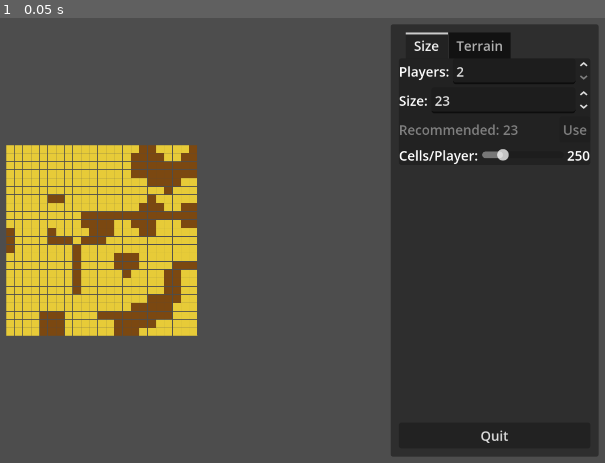
Above: before the commit, frame 1.
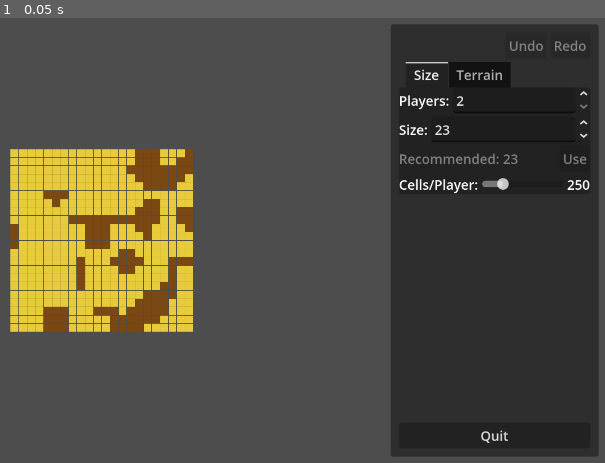
Above: after the commit, the same moment.

Repository: wadcom/kisarra-mapgen
Game: Godot game, scene res://main.tscn
Same seed, same stepped clock (60 frames per second), same inputs: the game is played once before the commit and once after it.
Inputs:
- Up to frame 1 (0.05 s): no input

The runs differ from the first frame. In frame 1, 7.8% of the frame differs, in the area x 0-98%, y 3-72%.

Commit message:
Add undo/redo command system

Diff:
--- /dev/null
+++ b/editor_v2/commands/command.gd
@@ -0,0 +1,24 @@
+extends RefCounted
+## Base class for undoable editor commands.
+##
+## Commands encapsulate a mutation to the document that can be executed and undone.
+## They are lightweight value objects that receive the document as a parameter
+## rather than storing a reference, keeping them testable and serialization-friendly.
+class_name EditorCommand
+
+const Document = preload("res://editor_v2/document.gd")
+
+
+## Human-readable description showing what changed (e.g., "size: 22 → 30").
+func get_change_description() -> String:
+	return "Unknown command"
+
+
+## Execute the command. Called on initial execution and redo.
+func execute(_document: Document) -> void:
+	pass
+
+
+## Reverse the command's effects.
+func undo(_document: Document) -> void:
+	pass
--- /dev/null
+++ b/editor_v2/commands/command_history.gd
@@ -0,0 +1,55 @@
+extends RefCounted
+## Manages undo/redo stacks for editor commands.
+##
+## Executes commands through a central point, maintaining history for undo/redo.
+## Emits history_changed when stack states change so UI can update button states.
+
+const Document = preload("res://editor_v2/document.gd")
+
+## Emitted when undo/redo availability changes.
+signal history_changed
+
+var _document: Document
+var _undo_stack: Array[EditorCommand] = []
+var _redo_stack: Array[EditorCommand] = []
+
+
+func _init(document: Document):
+	_document = document
+
+
+## Executes a command and adds it to the undo stack.
+## Clears the redo stack since the history has diverged.
+func execute(command: EditorCommand) -> void:
+	command.execute(_document)
+	_undo_stack.push_back(command)
+	_redo_stack.clear()
+	history_changed.emit()
+
+
+## Returns true if there are commands to undo.
+func can_undo() -> bool:
+	return not _undo_stack.is_empty()
+
+
+## Returns true if there are commands to redo.
+func can_redo() -> bool:
+	return not _redo_stack.is_empty()
+
+
+## Undoes the most recent command.
+func undo() -> void:
+	if can_undo():
+		var command: EditorCommand = _undo_stack.pop_back()
+		command.undo(_document)
+		_redo_stack.push_back(command)
+		history_changed.emit()
+
+
+## Redoes the most recently undone command.
+func redo() -> void:
+	if can_redo():
+		var command: EditorCommand = _redo_stack.pop_back()
+		command.execute(_document)
+		_undo_stack.push_back(command)
+		history_changed.emit()
--- /dev/null
+++ b/editor_v2/commands/generate_terrain_command.gd
@@ -0,0 +1,31 @@
+extends "res://editor_v2/commands/command.gd"
+## Command for generating new terrain.
+##
+## Terrain generation is deterministic - same seed and percentage produces
+## the same terrain. So undo just regenerates with the old parameters.
+
+var _old_seed: int
+var _old_percentage: int
+var _new_seed: int
+var _new_percentage: int
+
+
+func _init(old_seed: int, old_percentage: int, new_seed: int, new_percentage: int):
+	_old_seed = old_seed
+	_old_percentage = old_percentage
+	_new_seed = new_seed
+	_new_percentage = new_percentage
+
+
+func get_change_description() -> String:
+	return "terrain: seed %d/%d%% → %d/%d%%" % [
+		_old_seed, _old_percentage, _new_seed, _new_percentage,
+	]
+
+
+func execute(document: Document) -> void:
+	document.generate_terrain(_new_percentage, _new_seed)
+
+
+func undo(document: Document) -> void:
+	document.generate_terrain(_old_percentage, _old_seed)
--- /dev/null
+++ b/editor_v2/commands/reclassify_terrain_command.gd
@@ -0,0 +1,26 @@
+extends "res://editor_v2/commands/command.gd"
+## Command for reclassifying terrain with a new threshold.
+##
+## Reclassification keeps the height map but re-applies the threshold,
+## expanding or contracting mountain boundaries. This is a lightweight
+## operation that only needs to store the old and new threshold values.
+
+var _old_threshold: float
+var _new_threshold: float
+
+
+func _init(old_threshold: float, new_threshold: float):
+	_old_threshold = old_threshold
+	_new_threshold = new_threshold
+
+
+func get_change_description() -> String:
+	return "threshold: %.2f → %.2f" % [_old_threshold, _new_threshold]
+
+
+func execute(document: Document) -> void:
+	document.reclassify_terrain(_new_threshold)
+
+
+func undo(document: Document) -> void:
+	document.reclassify_terrain(_old_threshold)
--- /dev/null
+++ b/editor_v2/commands/set_cells_per_player_command.gd
@@ -0,0 +1,24 @@
+extends "res://editor_v2/commands/command.gd"
+## Command for changing the cells per player setting.
+##
+## This affects the recommended size calculation but has no other side effects.
+
+var _old_value: int
+var _new_value: int
+
+
+func _init(old_value: int, new_value: int):
+	_old_value = old_value
+	_new_value = new_value
+
+
+func get_change_description() -> String:
+	return "cells/player: %d → %d" % [_old_value, _new_value]
+
+
+func execute(document: Document) -> void:
+	document.cells_per_player = _new_value
+
+
+func undo(document: Document) -> void:
+	document.cells_per_player = _old_value
--- /dev/null
+++ b/editor_v2/commands/set_player_count_command.gd
@@ -0,0 +1,24 @@
+extends "res://editor_v2/commands/command.gd"
+## Command for changing the player count.
+##
+## Player count changes don't affect terrain, so this is a simple value swap.
+
+var _old_count: int
+var _new_count: int
+
+
+func _init(old_count: int, new_count: int):
+	_old_count = old_count
+	_new_count = new_count
+
+
+func get_change_description() -> String:
+	return "players: %d → %d" % [_old_count, _new_count]
+
+
+func execute(document: Document) -> void:
+	document.player_count = _new_count
+
+
+func undo(document: Document) -> void:
+	document.player_count = _old_count
--- /dev/null
+++ b/editor_v2/commands/set_size_command.gd
@@ -0,0 +1,25 @@
+extends "res://editor_v2/commands/command.gd"
+## Command for changing the map size.
+##
+## The size setter regenerates terrain deterministically, so undo just sets
+## the old size and terrain is regenerated automatically.
+
+var _old_size: int
+var _new_size: int
+
+
+func _init(old_size: int, new_size: int):
+	_old_size = old_size
+	_new_size = new_size
+
+
+func get_change_description() -> String:
+	return "size: %d → %d" % [_old_size, _new_size]
+
+
+func execute(document: Document) -> void:
+	document.size = _new_size
+
+
+func undo(document: Document) -> void:
+	document.size = _old_size
--- a/editor_v2/document.gd
+++ b/editor_v2/document.gd
@@ -7,7 +7,8 @@
 
 const MountainsLayer = preload("res://editor_v2/layers/mountains.gd")
 
-signal size_changed
+## Emitted when any document property changes.
+signal changed
 
 
 ## Default mountain percentage for initial generation.
@@ -18,16 +19,33 @@
 var mountains: MountainsLayer
 
 ## Map size (maps are always square).
-var size := 22:
+var size: int:
+	get:
+		return _size
 	set(value):
-		size = clampi(value, 9, 120)
-		size_changed.emit()
-		mountains.generate(size, _current_percentage(), _terrain_seed)
+		_size = clampi(value, 9, 120)
+		changed.emit()
+		mountains.generate(_size, _current_percentage(), _terrain_seed)
+
+## Cells per player used for recommended size calculation.
+var cells_per_player: int:
+	get:
+		return _cells_per_player
+	set(value):
+		_cells_per_player = clampi(value, 50, 1000)
+		changed.emit()
 
 ## Number of players (game configuration).
-var player_count := 2:
+var player_count: int:
+	get:
+		return _player_count
 	set(value):
-		player_count = clampi(value, 2, 9)
+		_player_count = clampi(value, 2, 9)
+		changed.emit()
+
+var _cells_per_player := 250
+var _player_count := 2
+var _size := 22
 
 ## RNG seed for terrain generation.
 var terrain_seed: int:
--- a/editor_v2/ui/editor.gd
+++ b/editor_v2/ui/editor.gd
@@ -1,26 +1,59 @@
 extends MarginContainer
 
+const CommandHistory = preload("res://editor_v2/commands/command_history.gd")
 const EditorDocument = preload("res://editor_v2/document.gd")
 
 var _document: EditorDocument
+var _command_history: CommandHistory
 
 
 func _ready():
 	_document = EditorDocument.new()
+	_command_history = CommandHistory.new(_document)
+	_command_history.history_changed.connect(_on_history_changed)
+
 	%MapView.set_document(_document)
+	%Size.set_document(_document)
 	%Terrain.set_document(_document)
 	%Size.apply_recommended_size()
+
+	# Connect panel commands directly to history
+	%Size.command_requested.connect(_command_history.execute)
+	%Terrain.command_requested.connect(_command_history.execute)
 
 	# Auto-generate terrain on editor load so user sees terrain immediately
 	_document.terrain_seed = randi_range(0, 1000)
 
-
-func _on_size_changed(value: int):
-	_document.size = value
+	# Initialize toolbar button states
+	_on_history_changed()
 
 
-func _on_player_count_changed(value: int):
-	_document.player_count = value
+func _input(event: InputEvent) -> void:
+	if event is InputEventKey and event.pressed:
+		if event.is_command_or_control_pressed():
+			match event.keycode:
+				KEY_Z:
+					if event.shift_pressed:
+						_command_history.redo()
+					else:
+						_command_history.undo()
+					get_viewport().set_input_as_handled()
+				KEY_Y:
+					_command_history.redo()
+					get_viewport().set_input_as_handled()
+
+
+func _on_history_changed() -> void:
+	%UndoButton.disabled = not _command_history.can_undo()
+	%RedoButton.disabled = not _command_history.can_redo()
+
+
+func _on_undo_button_pressed() -> void:
+	_command_history.undo()
+
+
+func _on_redo_button_pressed() -> void:
+	_command_history.redo()
 
 
 func _on_quit_button_pressed():
--- a/editor_v2/ui/editor.tscn
+++ b/editor_v2/ui/editor.tscn
@@ -1,7 +1,7 @@
-[gd_scene load_steps=5 format=3]
+[gd_scene load_steps=5 format=3 uid="uid://ct3mgacx12xel"]
 
-[ext_resource type="Script" path="res://editor_v2/ui/editor.gd" id="1_editor"]
-[ext_resource type="PackedScene" path="res://editor_v2/ui/map_view.tscn" id="2_map_view"]
+[ext_resource type="Script" uid="uid://cgva86bbeq20q" path="res://editor_v2/ui/editor.gd" id="1_editor"]
+[ext_resource type="PackedScene" uid="uid://lyu1sv3lvqw5" path="res://editor_v2/ui/map_view.tscn" id="2_map_view"]
 [ext_resource type="PackedScene" path="res://editor_v2/ui/size_panel.tscn" id="3_size_panel"]
 [ext_resource type="PackedScene" path="res://editor_v2/ui/terrain_panel.tscn" id="4_terrain_panel"]
 
@@ -49,16 +49,34 @@
 layout_mode = 2
 size_flags_vertical = 3
 
+[node name="Toolbar" type="HBoxContainer" parent="HBoxContainer/PanelContainer/MarginContainer/VBoxContainer"]
+layout_mode = 2
+alignment = 2
+
+[node name="UndoButton" type="Button" parent="HBoxContainer/PanelContainer/MarginContainer/VBoxContainer/Toolbar"]
+unique_name_in_owner = true
+layout_mode = 2
+text = "Undo"
+
+[node name="RedoButton" type="Button" parent="HBoxContainer/PanelContainer/MarginContainer/VBoxContainer/Toolbar"]
+unique_name_in_owner = true
+layout_mode = 2
+text = "Redo"
+
 [node name="TabContainer" type="TabContainer" parent="HBoxContainer/PanelContainer/MarginContainer/VBoxContainer"]
 layout_mode = 2
+current_tab = 0
 
 [node name="Size" parent="HBoxContainer/PanelContainer/MarginContainer/VBoxContainer/TabContainer" instance=ExtResource("3_size_panel")]
 unique_name_in_owner = true
 layout_mode = 2
+metadata/_tab_index = 0
 
 [node name="Terrain" parent="HBoxContainer/PanelContainer/MarginContainer/VBoxContainer/TabContainer" instance=ExtResource("4_terrain_panel")]
 unique_name_in_owner = true
+visible = false
 layout_mode = 2
+metadata/_tab_index = 1
 
 [node name="Spacer" type="Control" parent="HBoxContainer/PanelContainer/MarginContainer/VBoxContainer"]
 layout_mode = 2
@@ -69,6 +87,6 @@
 layout_mode = 2
 text = "Quit"
 
-[connection signal="player_count_changed" from="HBoxContainer/PanelContainer/MarginContainer/VBoxContainer/TabContainer/Size" to="." method="_on_player_count_changed"]
-[connection signal="size_changed" from="HBoxContainer/PanelContainer/MarginContainer/VBoxContainer/TabContainer/Size" to="." method="_on_size_changed"]
+[connection signal="pressed" from="HBoxContainer/PanelContainer/MarginContainer/VBoxContainer/Toolbar/UndoButton" to="." method="_on_undo_button_pressed"]
+[connection signal="pressed" from="HBoxContainer/PanelContainer/MarginContainer/VBoxContainer/Toolbar/RedoButton" to="." method="_on_redo_button_pressed"]
 [connection signal="pressed" from="HBoxContainer/PanelContainer/MarginContainer/VBoxContainer/QuitButton" to="." method="_on_quit_button_pressed"]
--- a/editor_v2/ui/map_view.gd
+++ b/editor_v2/ui/map_view.gd
@@ -11,7 +11,7 @@
 	assert(_document == null, "Document already set")
 	assert(doc != null, "Document cannot be null")
 	_document = doc
-	_document.size_changed.connect(_on_size_changed)
+	_document.changed.connect(_on_document_changed)
 	_document.mountains.changed.connect(_on_mountains_changed)
 	_update_size()
 	queue_redraw()
@@ -82,7 +82,7 @@
 	custom_minimum_size = Vector2(total, total)
 
 
-func _on_size_changed():
+func _on_document_changed():
 	_update_size()
 	queue_redraw()
 
--- a/editor_v2/ui/size_panel.gd
+++ b/editor_v2/ui/size_panel.gd
@@ -1,17 +1,38 @@
 extends VBoxContainer
 
+const _COMMANDS = "res://editor_v2/commands"
+
 const DesignTokens = preload("res://editor_v2/ui/design_tokens.gd")
+const EditorDocument = preload("res://editor_v2/document.gd")
+const SetCellsPerPlayerCommand = preload(_COMMANDS + "/set_cells_per_player_command.gd")
+const SetPlayerCountCommand = preload(_COMMANDS + "/set_player_count_command.gd")
+const SetSizeCommand = preload(_COMMANDS + "/set_size_command.gd")
 
-signal size_changed(value: int)
-signal player_count_changed(value: int)
+signal command_requested(command: EditorCommand)
 
-var _cells_per_player := 250
-var _player_count := 2
+var _document: EditorDocument
 
 
 func _ready():
 	%RecommendedLabel.add_theme_color_override("font_color", DesignTokens.COLOR_MUTED)
-	%CellsPerPlayerLabel.text = str(_cells_per_player)
+
+
+func set_document(doc: EditorDocument) -> void:
+	assert(_document == null, "Document already set")
+	assert(doc != null, "Document cannot be null")
+	_document = doc
+	_document.changed.connect(_sync_ui)
+	_sync_ui()
+
+
+## Syncs UI spinners with document state without triggering signals.
+func _sync_ui() -> void:
+	if not _document:
+		return
+	%CellsPerPlayerSlider.set_value_no_signal(_document.cells_per_player)
+	%CellsPerPlayerLabel.text = str(_document.cells_per_player)
+	%PlayerCountSpinBox.set_value_no_signal(_document.player_count)
+	%SizeSpinBox.set_value_no_signal(_document.size)
 	_update_recommended_size()
 
 
@@ -20,7 +41,9 @@
 
 
 func _calculate_recommended_size() -> int:
-	return ceili(sqrt(_player_count * _cells_per_player))
+	if not _document:
+		return 22
+	return ceili(sqrt(_document.player_count * _document.cells_per_player))
 
 
 func _update_recommended_size():
@@ -35,17 +58,16 @@
 
 
 func _on_cells_per_player_value_changed(value: float):
-	_cells_per_player = int(value)
-	%CellsPerPlayerLabel.text = str(_cells_per_player)
-	_update_recommended_size()
+	var cmd := SetCellsPerPlayerCommand.new(_document.cells_per_player, int(value))
+	command_requested.emit(cmd)
 
 
 func _on_player_count_value_changed(value: float):
-	_player_count = int(value)
-	_update_recommended_size()
-	player_count_changed.emit(_player_count)
+	var cmd := SetPlayerCountCommand.new(_document.player_count, int(value))
+	command_requested.emit(cmd)
 
 
 func _on_size_value_changed(value: float):
 	_update_recommended_size()
-	size_changed.emit(int(value))
+	var cmd := SetSizeCommand.new(_document.size, int(value))
+	command_requested.emit(cmd)
--- a/editor_v2/ui/terrain_panel.gd
+++ b/editor_v2/ui/terrain_panel.gd
@@ -1,6 +1,12 @@
 extends VBoxContainer
 
+const _COMMANDS = "res://editor_v2/commands"
+
 const EditorDocument = preload("res://editor_v2/document.gd")
+const GenerateTerrainCommand = preload(_COMMANDS + "/generate_terrain_command.gd")
+const ReclassifyTerrainCommand = preload(_COMMANDS + "/reclassify_terrain_command.gd")
+
+signal command_requested(command: EditorCommand)
 
 var _document: EditorDocument
 
@@ -23,22 +29,37 @@
 
 
 func _on_regenerate_button_pressed():
-	_document.terrain_seed = randi_range(0, 1000)
+	var percentage := int(%MountainPercentSpinBox.value)
+	var new_seed := randi_range(0, 1000)
+	var cmd := GenerateTerrainCommand.new(
+		_document.terrain_seed,
+		_document.mountains.get_actual_percentage(),
+		new_seed,
+		percentage
+	)
+	command_requested.emit(cmd)
 
 
 func _on_seed_spin_box_value_changed(_value: float):
-	_generate()
+	_request_generate()
 
 
 func _on_mountain_percent_spin_box_value_changed(_value: float):
-	_generate()
+	_request_generate()
 
 
 func _on_threshold_spin_box_value_changed(value: float):
-	_document.reclassify_terrain(value)
+	var cmd := ReclassifyTerrainCommand.new(_document.mountains.height_threshold, value)
+	command_requested.emit(cmd)
 
 
-func _generate() -> void:
+func _request_generate() -> void:
 	var percentage := int(%MountainPercentSpinBox.value)
 	var rng_seed := int(%SeedSpinBox.value)
-	_document.generate_terrain(percentage, rng_seed)
+	var cmd := GenerateTerrainCommand.new(
+		_document.terrain_seed,
+		_document.mountains.get_actual_percentage(),
+		rng_seed,
+		percentage
+	)
+	command_requested.emit(cmd)
Not shown, added: editor_v2/commands/command.gd.uid
Not shown, added: editor_v2/commands/command_history.gd.uid
Not shown, added: editor_v2/commands/generate_terrain_command.gd.uid
Not shown, added: editor_v2/commands/reclassify_terrain_command.gd.uid
Not shown, added: editor_v2/commands/set_cells_per_player_command.gd.uid
Not shown, added: editor_v2/commands/set_player_count_command.gd.uid
Not shown, added: editor_v2/commands/set_size_command.gd.uid
